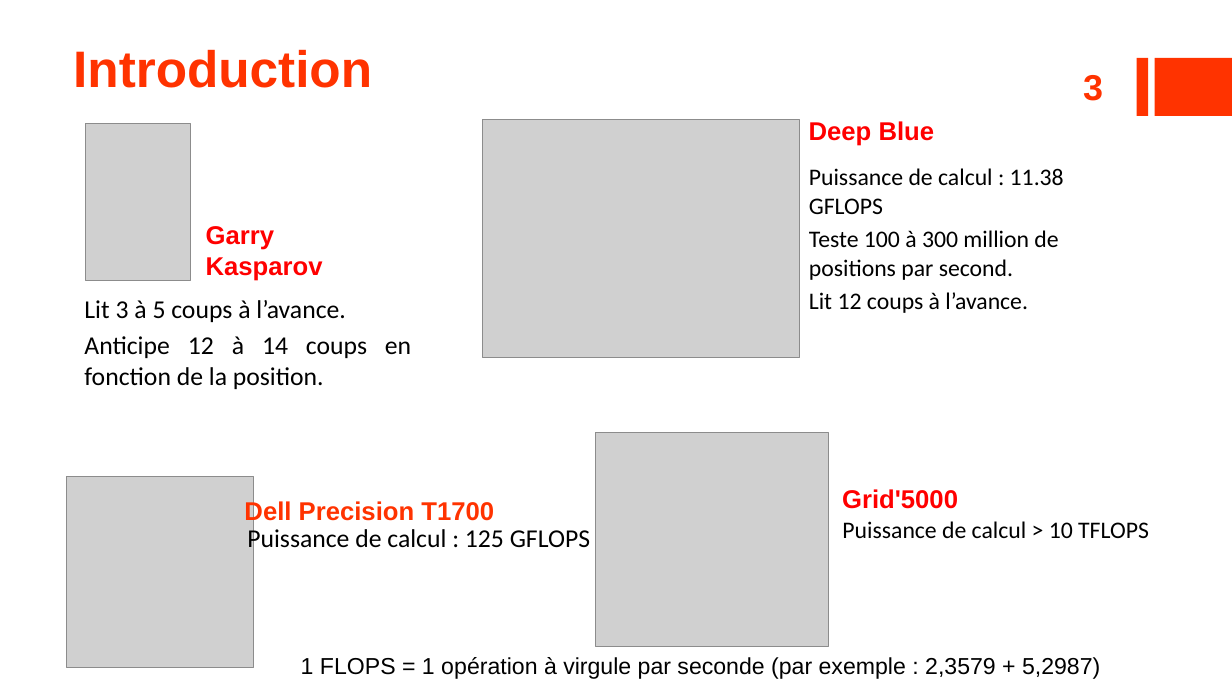
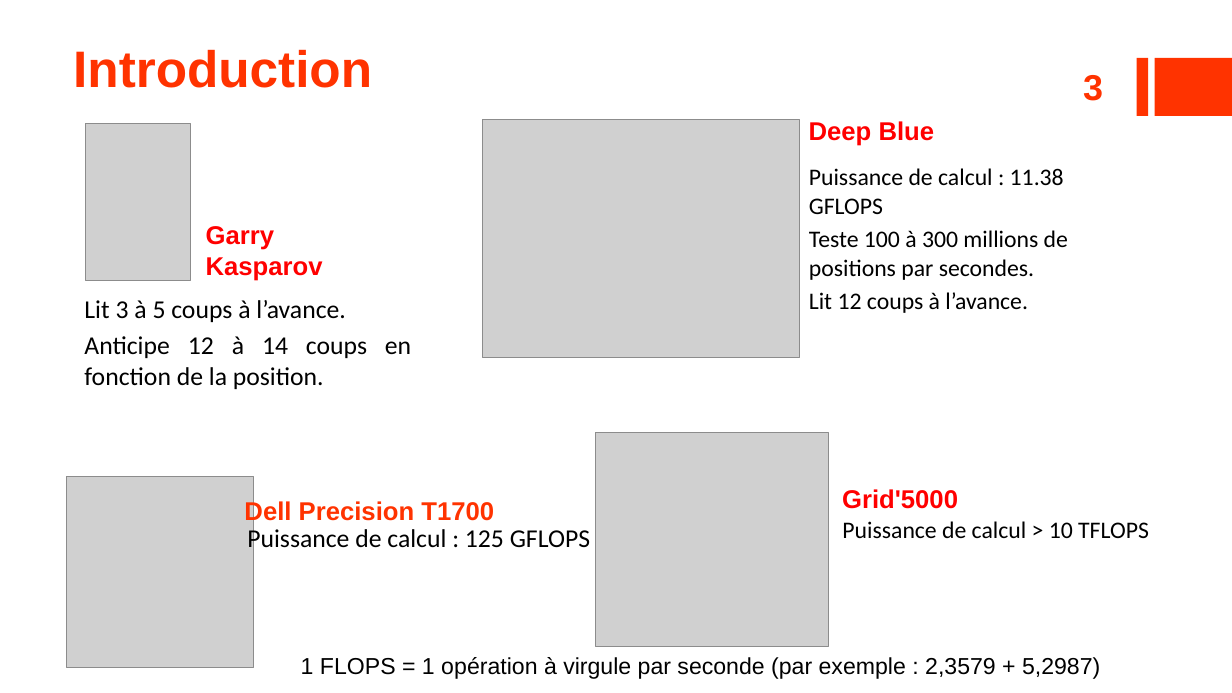
Before and after one commit to ildyria/Arimaa, a slide deck: slide 3 of Docs/Reports/OpenGates Presentation.pptx. Drawn at 1232x693 pixels with LibreOffice and Linux fonts; fonts in the diff are those of the drawing; grey boxes stand for pictures. Boxes give left, top, right and bottom in pixels: in the first picture for what was removed or moved away, otherwise in the second. Text is boxed around its words. In the diff, an @@ line names an element or a change of style, - is before the commit and + after.

```diff
--- a/Docs/Reports/OpenGates Presentation.pptx
+++ b/Docs/Reports/OpenGates Presentation.pptx
@@ text at bbox=[809, 230, 1068, 280]: text changed @@
-Teste 100 à 300 million de positions par second.
+Teste 100 à 300 millions de positions par secondes.
```
Also in this commit, not shown: 8 other slides changed, 2 slides added, 14 slides removed, 4 other files.
